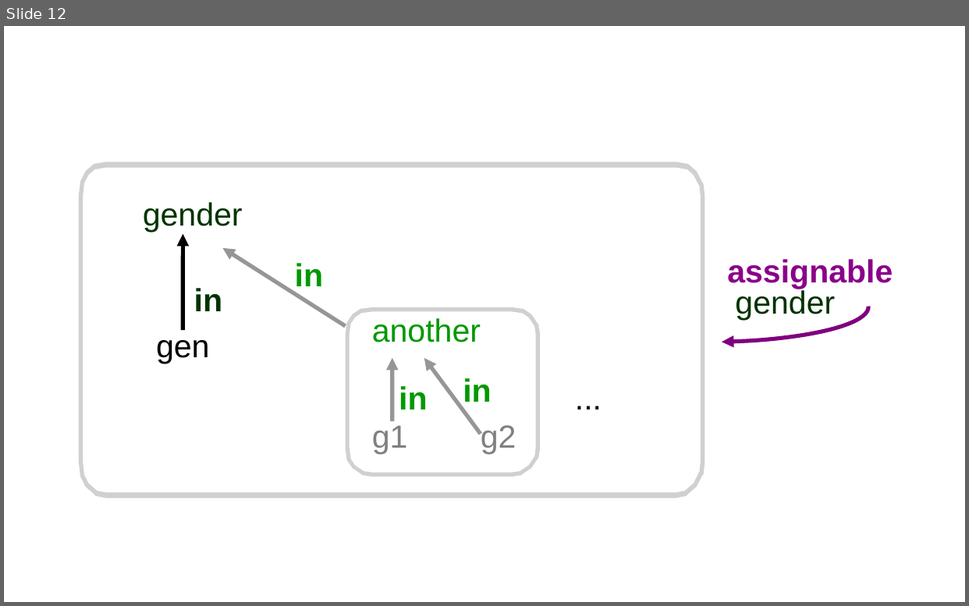
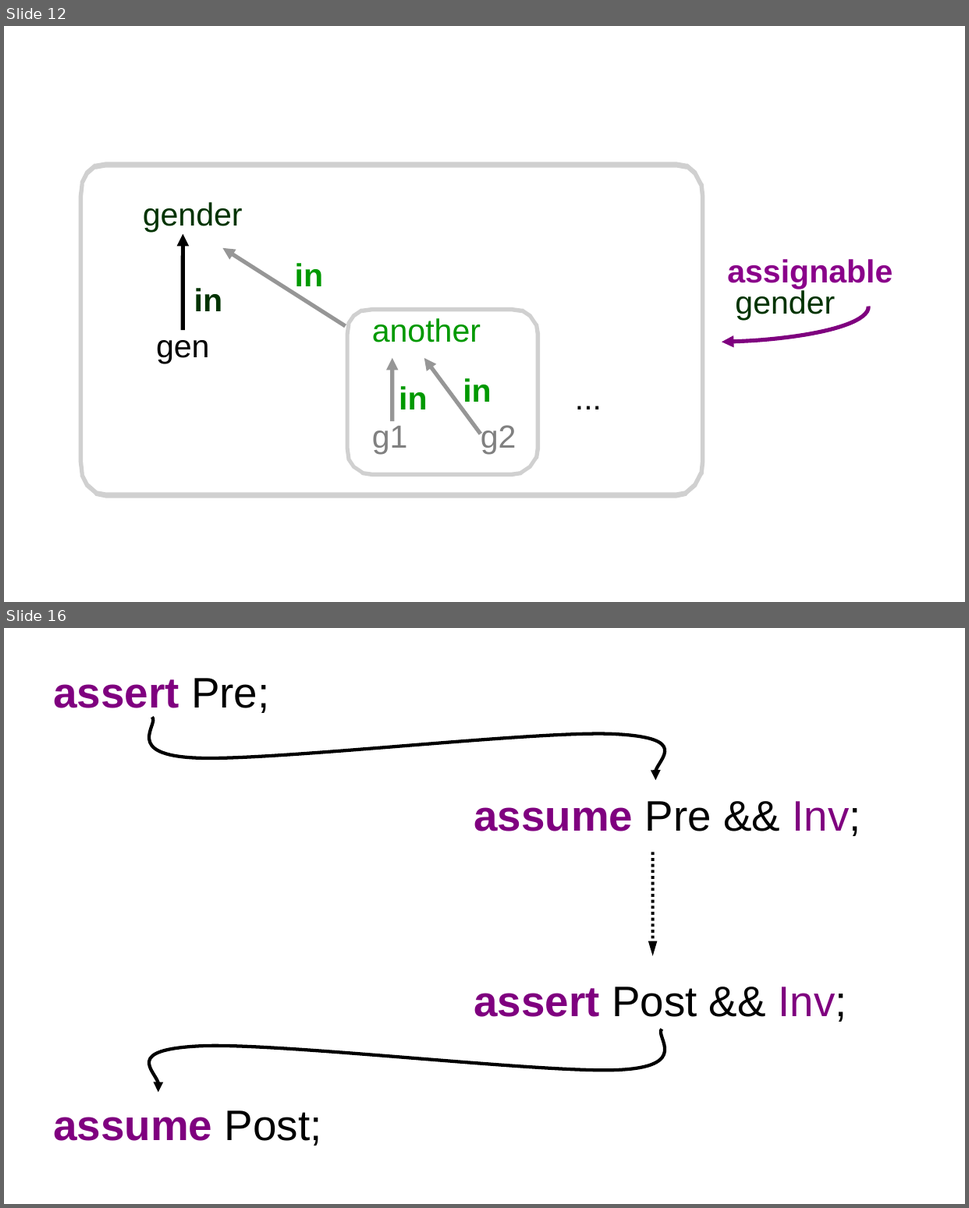
Before and after one commit to kiniry/Mobius, a slide deck: src/escjava/trunk/ESCTools/slides/CAV2007Tutorial/new-diagrams.ppt. Shown one above the other, each under a label of ours: slide 12 before the commit, slides 12 and 16 after it; the slides between them are not shown. The pictures are 969x606 and 969x1208 pixels, drawn with LibreOffice and Linux fonts; fonts in the diff are those of the drawing; grey boxes stand for pictures; background and template pictures are left out. Boxes give left, top, right and bottom in pixels: in the first picture for what was removed or moved away, otherwise in the second. Text is boxed around its words. In the diff, an @@ line names an element or a change of style, - is before the commit and + after.

```diff
--- a/src/escjava/trunk/ESCTools/slides/CAV2007Tutorial/new-diagrams.ppt
+++ b/src/escjava/trunk/ESCTools/slides/CAV2007Tutorial/new-diagrams.ppt
@@ slide 16 added at (4, 628, 965, 1204), background #FFFFFF @@
@@ text added at (53, 678, 861, 1146), 32 pt, text #7F007F @@
+assert Pre;
+assume Pre && Inv;
+assert Post && Inv;
+assume Post;
@@ freeform shape added at (121, 718, 690, 781), outline #000000 2.49 pt @@
@@ arrow added from (653, 852) to (653, 956), #000000 2.24 pt dashed @@
@@ freeform shape added at (124, 1030, 693, 1093), outline #000000 2.49 pt @@
```
Also in this commit, not shown: 2 slides changed, 13 other slides added, 20 other files.
